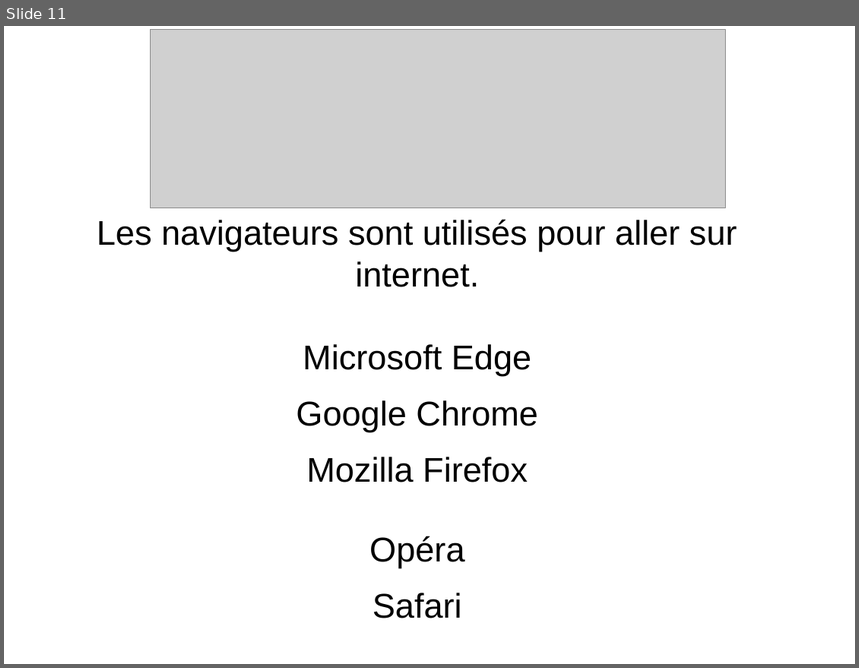
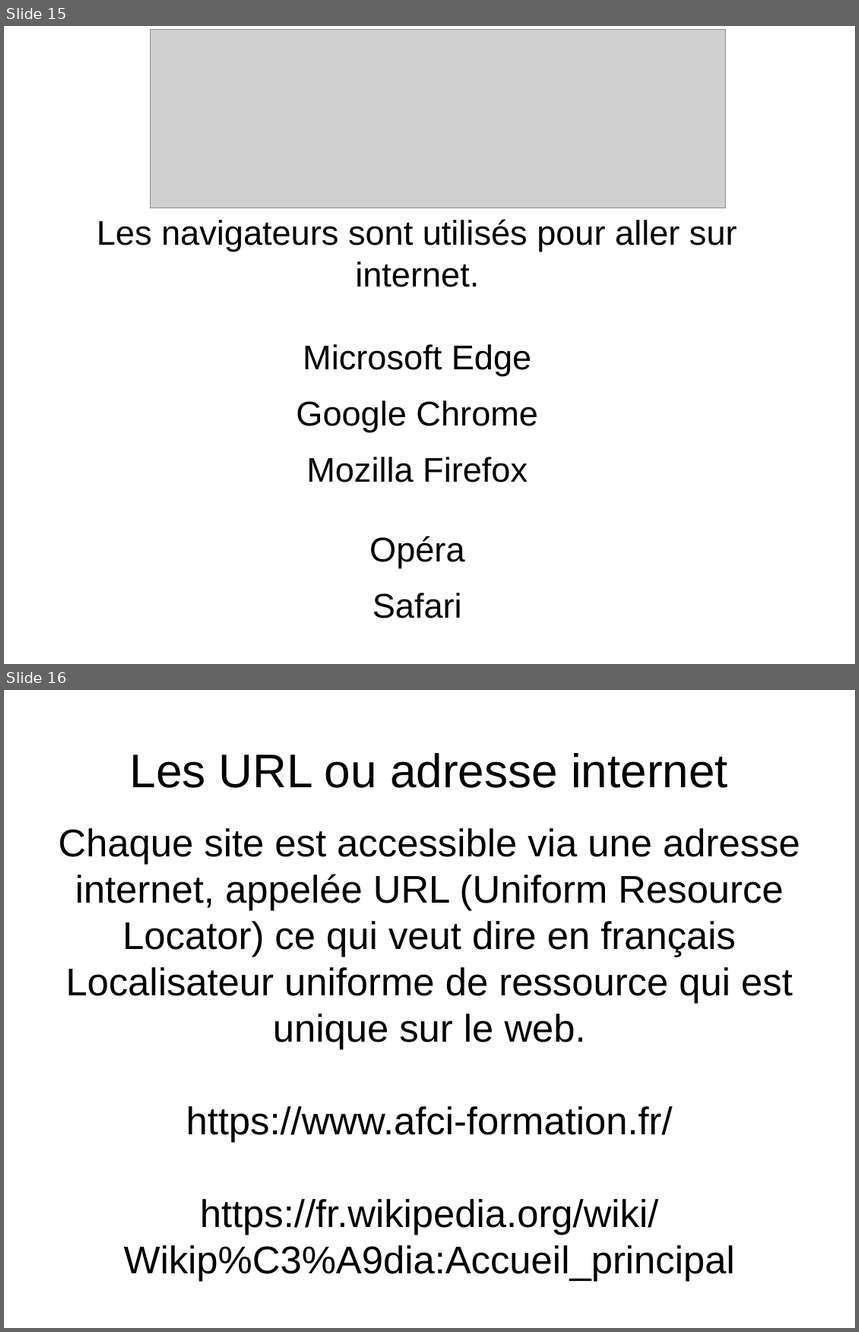
Before and after one commit to rolland-dev/cours-infos, a slide deck: info-de-base.odp. Shown one above the other, each under a label of ours: slide 11 before the commit, slides 15 and 16 after it. The pictures are 859x668 and 859x1332 pixels, drawn with LibreOffice and Linux fonts; fonts in the diff are those of the drawing; grey boxes stand for pictures. Boxes give left, top, right and bottom in pixels: in the first picture for what was removed or moved away, otherwise in the second. Text is boxed around its words. In the diff, an @@ line names an element or a change of style, - is before the commit and + after.

Commit message:
maj301123

```diff
--- a/info-de-base.odp
+++ b/info-de-base.odp
@@ slide 16 added at (4, 690, 855, 1328), background #FFFFFF @@
@@ title added at (130, 753, 728, 788), 44 pt, text #000000 @@
+Les URL ou adresse internet
@@ title added at (58, 828, 800, 1281), 36 pt, text #000000 @@
+Chaque site est accessible via une adresse internet, appelée URL (Uniform Resource Locator) ce qui veut dire en français Localisateur uniforme de ressource qui est unique sur le web.
+https://www.afci-formation.fr/
+https://fr.wikipedia.org/wiki/Wikip%C3%A9dia:Accueil_principal
@@ what was slide 11 is now slide 15 @@
```
Also in this commit, not shown: 5 other slides added.
